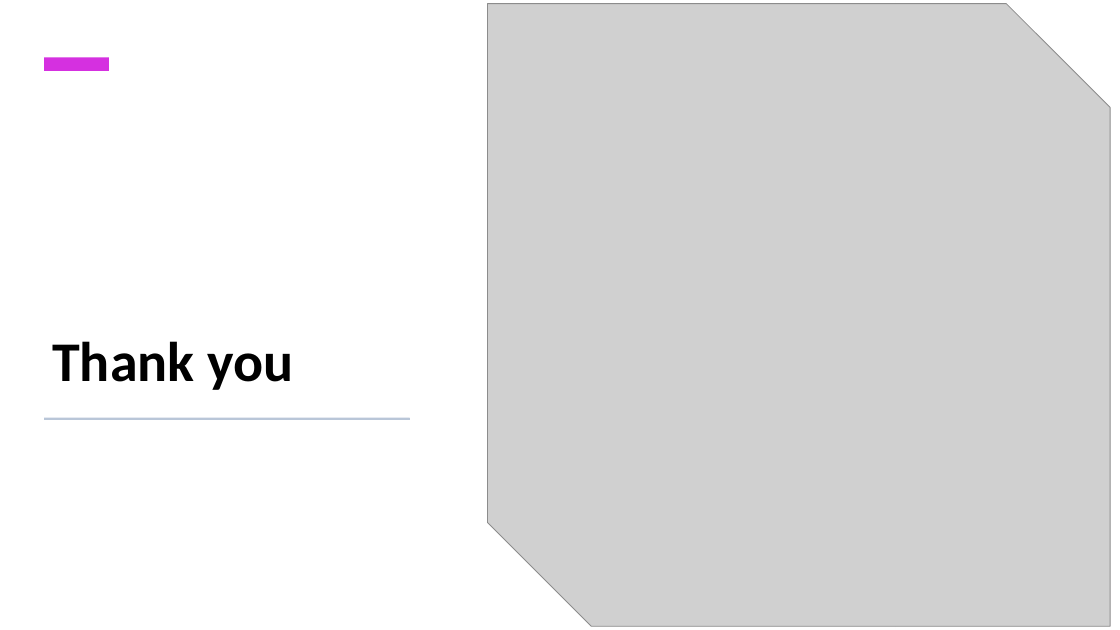
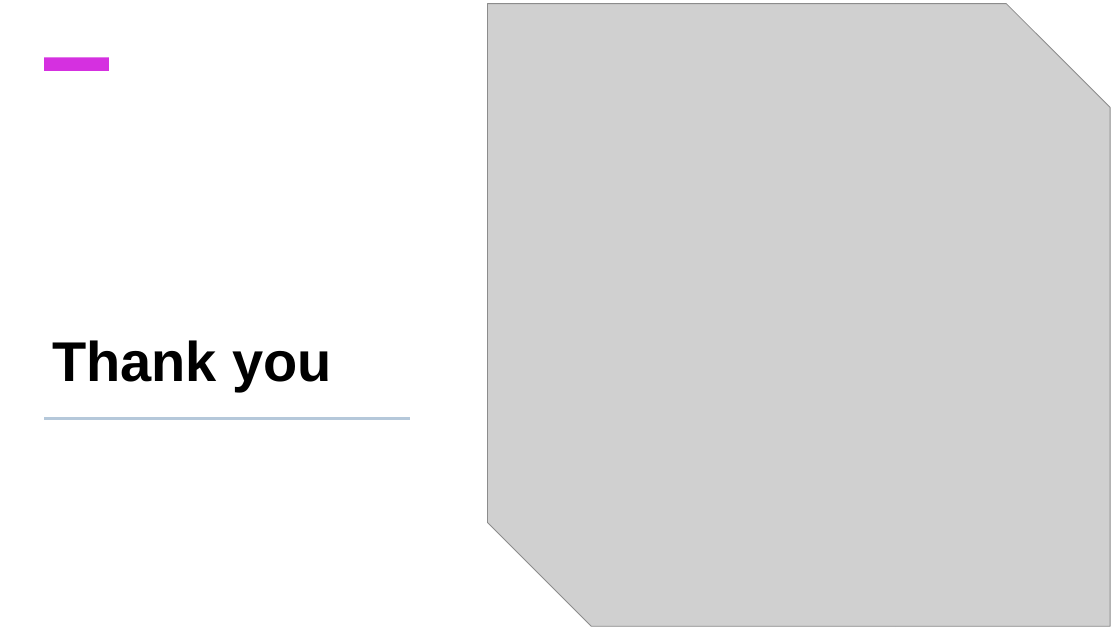
Before and after one commit to YossefEFM/Covid19-Death, a slide deck: slide 20 of Understanding the Global Impact of COVID-19.pptx (slide 19 before the commit). Drawn at 1120x630 pixels with LibreOffice and Linux fonts; fonts in the diff are those of the drawing; grey boxes stand for pictures. Boxes give left, top, right and bottom in pixels: in the first picture for what was removed or moved away, otherwise in the second. Text is boxed around its words. In the diff, an @@ line names an element or a change of style, - is before the commit and + after.

```diff
--- a/Understanding the Global Impact of COVID-19.pptx
+++ b/Understanding the Global Impact of COVID-19.pptx
@@ text "Thank you" at [52, 340, 332, 390]: font Calibri to Arial; less space between paragraphs @@
```
Also in this commit, not shown: 18 other slides changed, 1 slide added.
